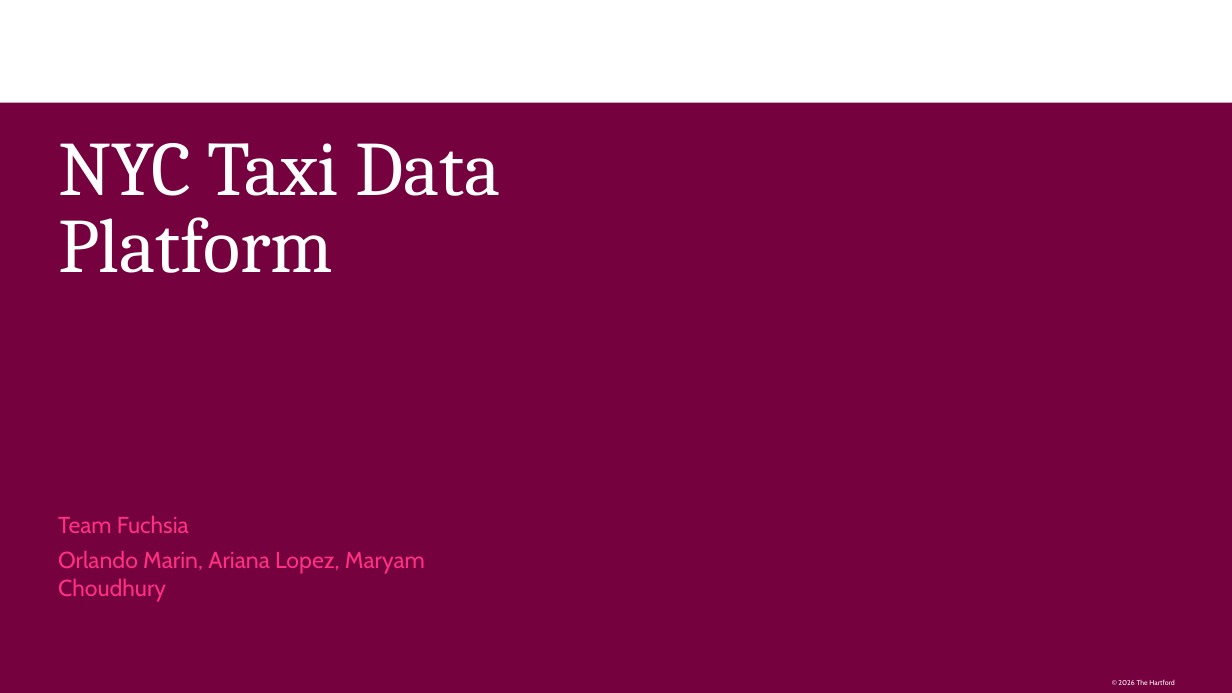
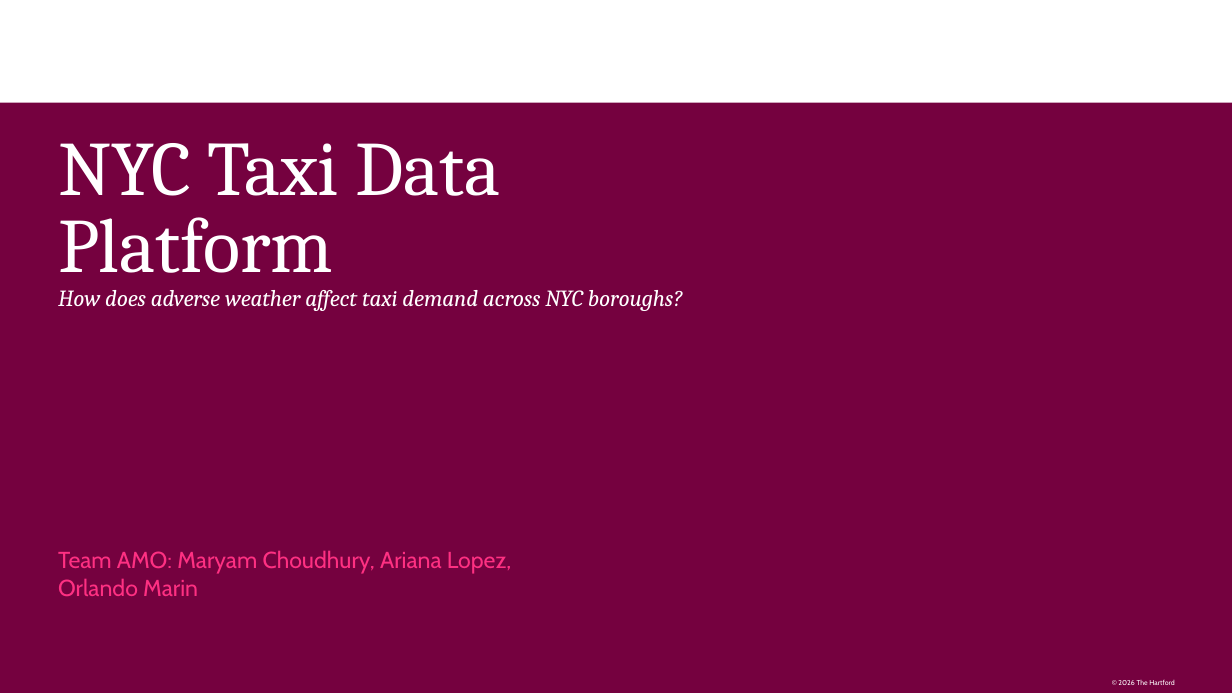
Before and after one commit to orlandojmarin/nyc-taxi-capstone, a slide deck: slide 1 of docs/Capstone_Presentation.pptx. Drawn at 1232x693 pixels with LibreOffice and Linux fonts; fonts in the diff are those of the drawing; background and template pictures are left out. Boxes give left, top, right and bottom in pixels: in the first picture for what was removed or moved away, otherwise in the second. Text is boxed around its words. In the diff, an @@ line names an element or a change of style, - is before the commit and + after.

```diff
--- a/docs/Capstone_Presentation.pptx
+++ b/docs/Capstone_Presentation.pptx
@@ title at box(58, 290, 683, 311): paragraph added @@
+How does adverse weather affect taxi demand across NYC boroughs?
@@ subtitle at box(58, 550, 512, 596): text changed @@
-Team Fuchsia
-Orlando Marin, Ariana Lopez, Maryam Choudhury
+Team AMO: Maryam Choudhury, Ariana Lopez, Orlando Marin
```
Also in this commit, not shown: 13 other slides changed, 7 slides added, 6 slides removed, 6 other files.
